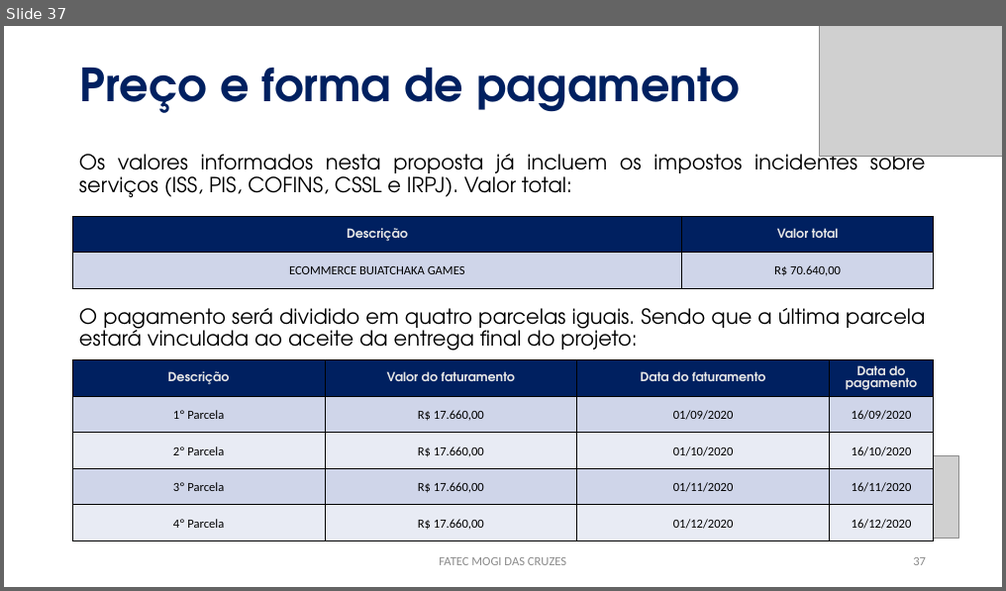
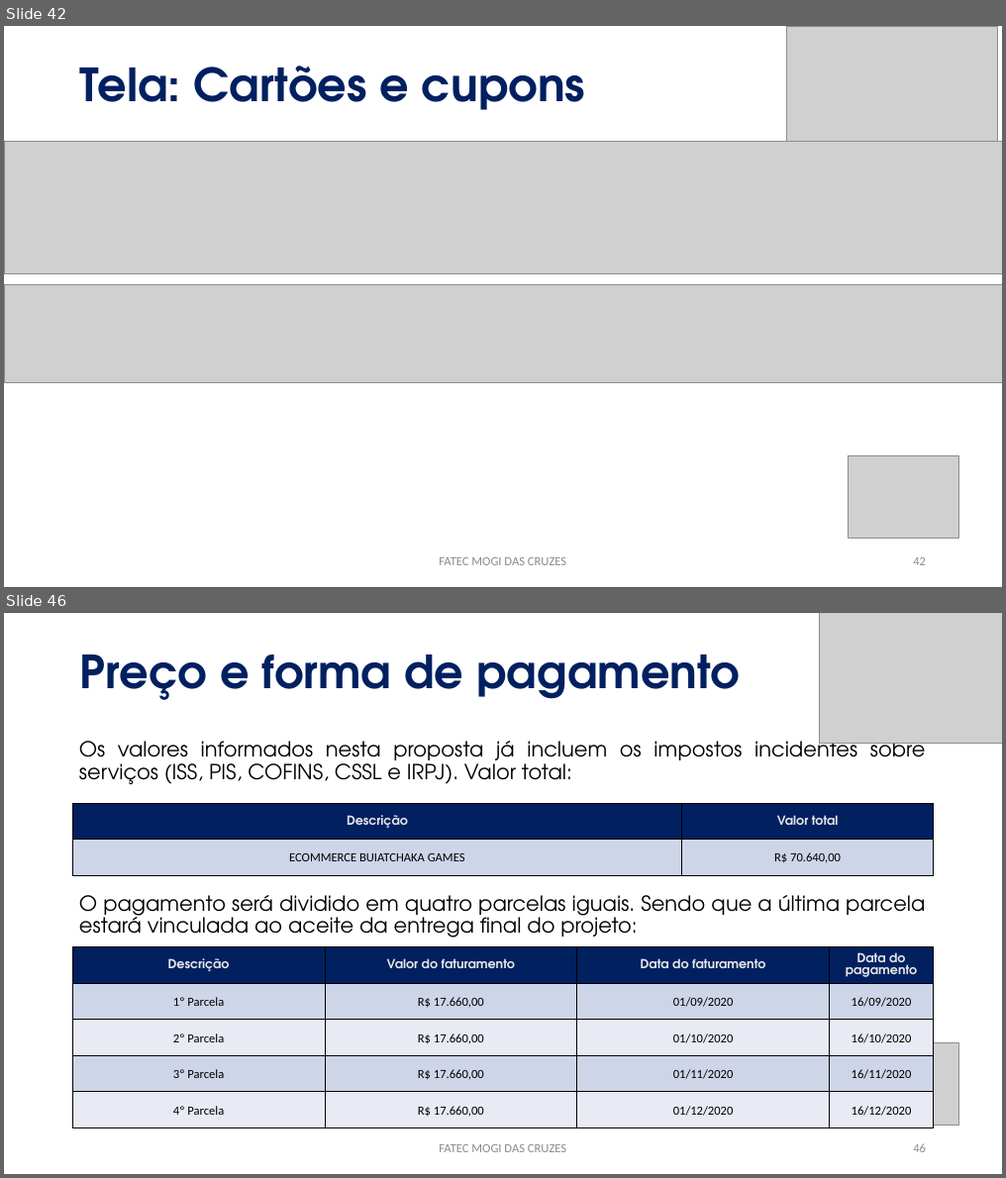
Before and after one commit to PabloLuiz1/buiatchaka-jogos, a slide deck: APRESENTAÇÃO.pptx. Shown one above the other, each under a label of ours: slide 37 before the commit, slides 42 and 46 after it; the slides between them are not shown. The pictures are 1006x591 and 1006x1178 pixels, drawn with LibreOffice and Linux fonts; fonts in the diff are those of the drawing; grey boxes stand for pictures. Boxes give left, top, right and bottom in pixels: in the first picture for what was removed or moved away, otherwise in the second. Text is boxed around its words. In the diff, an @@ line names an element or a change of style, - is before the commit and + after.

```diff
--- a/APRESENTAÇÃO.pptx
+++ b/APRESENTAÇÃO.pptx
@@ slide 42 added at box(4, 26, 1002, 587), background #FFFFFF @@
@@ picture added at box(787, 26, 997, 158) @@
@@ title added at box(80, 66, 585, 110), 44 pt, text #002060, bold @@
+Tela: Cartões e cupons
@@ picture added at box(4, 141, 1002, 274) @@
@@ picture added at box(4, 284, 1002, 382) @@
@@ picture added at box(848, 456, 959, 538) @@
@@ text added at box(439, 558, 566, 566), 12 pt, text #8C8C8C @@
+FATEC MOGI DAS CRUZES
@@ page number added at box(913, 558, 926, 566), 12 pt, text #8C8C8C @@
+42
@@ what was slide 37 is now slide 46 @@
@@ page number at box(913, 1144, 926, 1153): text changed @@
-37
+46
```
Also in this commit, not shown: 8 other slides added, 35 other files.
